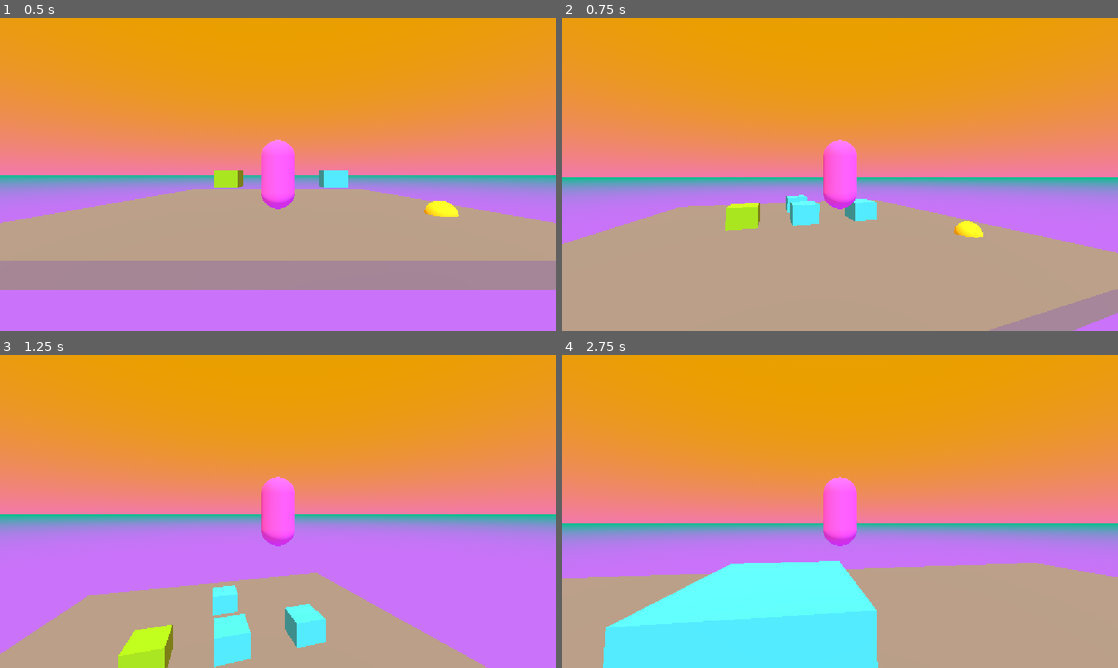
Above: before the commit, frames 1-4 (two rows, left to right).
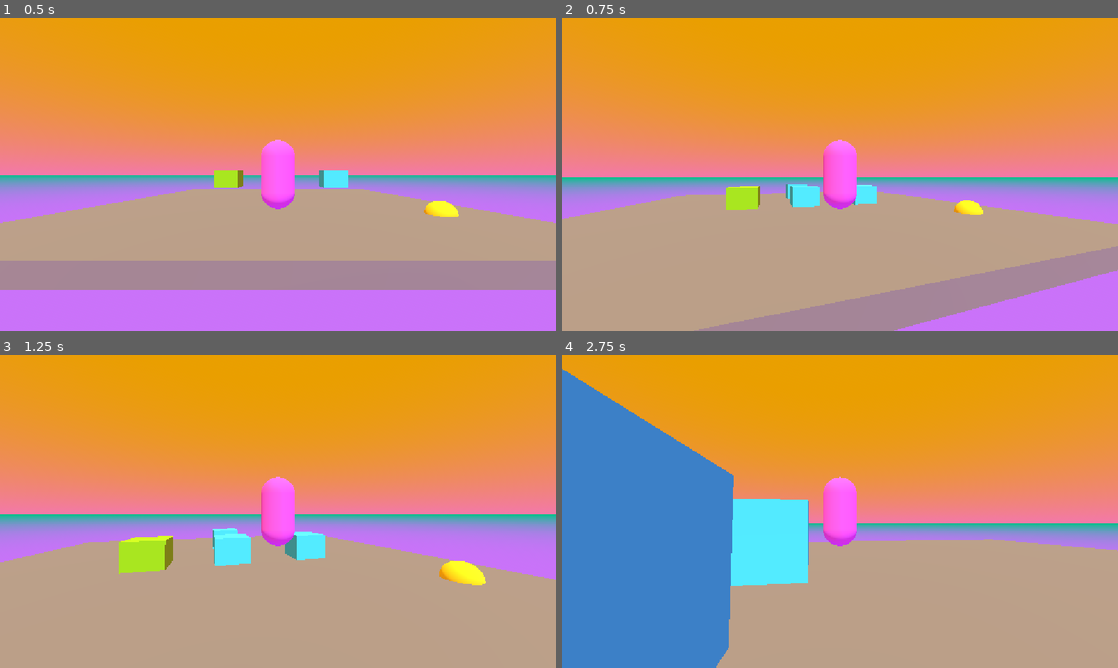
Above: after the commit, the same moments.

Repository: 17Dodecahedrons/Spieleentwicklungskurs
Game: Godot game, scene res://szenen/level_1.tscn
Two runs of this game, one before a commit and one after it. Both use one fixed random seed, a clock stepped at 60 frames per second and the inputs below.
Inputs (mouse positions are in pixels of both pictures, inside the frame that each line leads up to):
- Up to frame 1 (0.5 s): no input
- Up to frame 2 (0.75 s): move the mouse to (867, 174) at 0.52 s; hold W (forward) from 0.53 s (still down); tap Space (jump) at 0.6 s
- Up to frame 3 (1.25 s): keep holding W (forward); tap Space (jump) at 0.77, 1.07 s
- Up to frame 4 (2.75 s): keep holding W (forward); move the mouse to (812, 511) at 1.27 s; tap Ctrl (crouch) at 1.35 s; tap Space (jump) at 1.52, 1.55, 1.82, 2.3 s; move the mouse to (851, 505) at 2.02 s; hold Shift (sprint) from 2.03 s (still down)

Frame 1 is identical in both runs. In frame 2, 17% of the frame differs, in the area x 0-100%, y 53-100%; in frame 3, 24%; in frame 4, 38%, in the area x 0-100%, y 4-100%.

Commit message:
jump bubble complete

Diff:
--- a/skripte/steve.gd
+++ b/skripte/steve.gd
@@ -60,7 +60,7 @@
 		if collider is RigidBody3D:
 			var push_dir = -collision.get_normal() # Lineare Algebra Magie
 			collider.apply_central_impulse(push_dir * 0.3)
-		if collider is StaticBody3D and JB_allow_jump:
+		if collider.is_in_group("jumpbubble") and JB_allow_jump:
 			velocity.y += 10 # Springen
 			# Schalter betätigen und Timer setzen
 			JB_allow_jump = false
--- a/szenen/jump_bubble.tscn
+++ b/szenen/jump_bubble.tscn
@@ -10,7 +10,7 @@
 
 [node name="JumpBubble" type="Node3D" unique_id=833237062]
 
-[node name="StaticBody3D" type="StaticBody3D" parent="." unique_id=1337346715]
+[node name="StaticBody3D" type="StaticBody3D" parent="." unique_id=1337346715 groups=["jumpbubble"]]
 collision_mask = 0
 
 [node name="MeshInstance3D" type="MeshInstance3D" parent="StaticBody3D" unique_id=2001291157]
